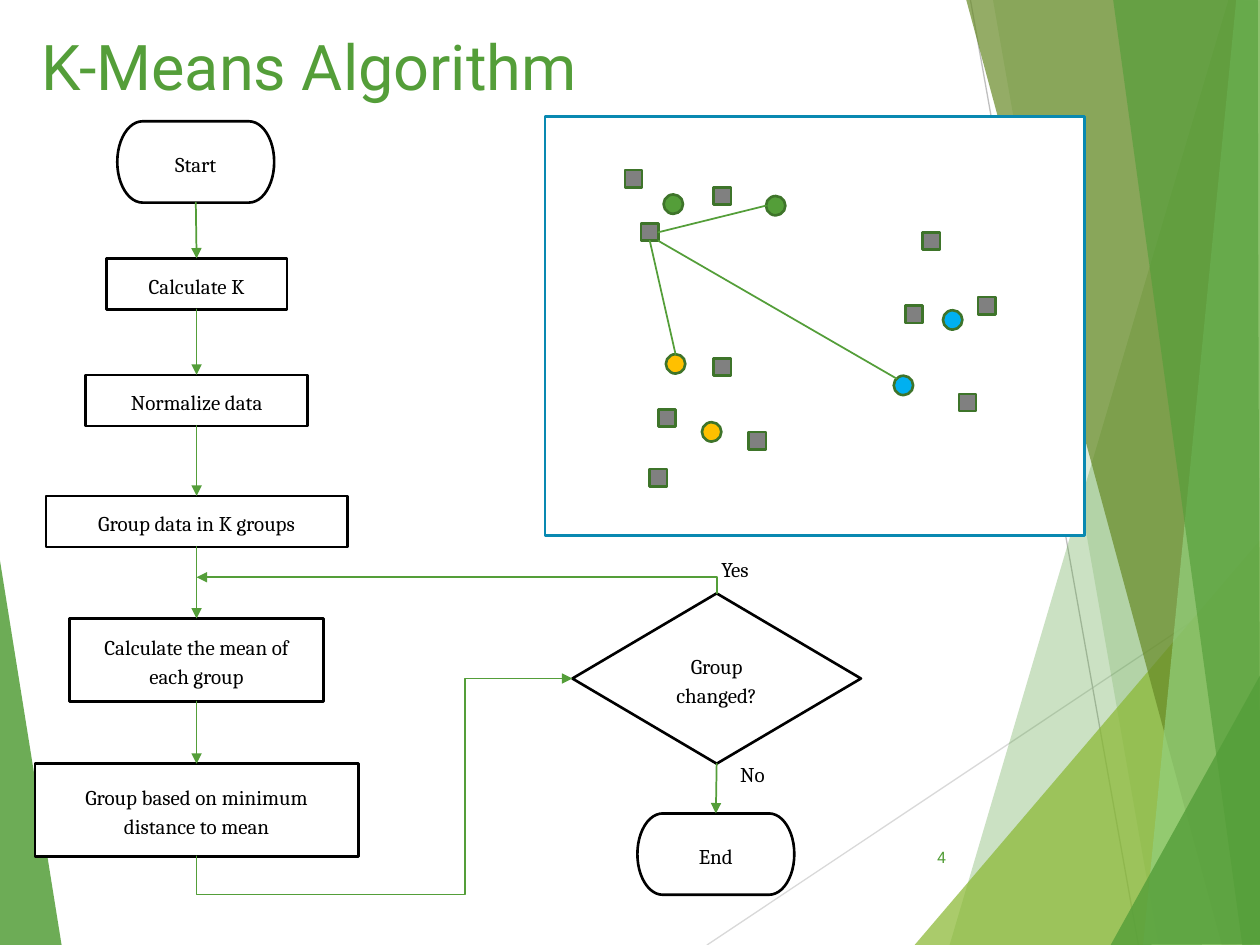
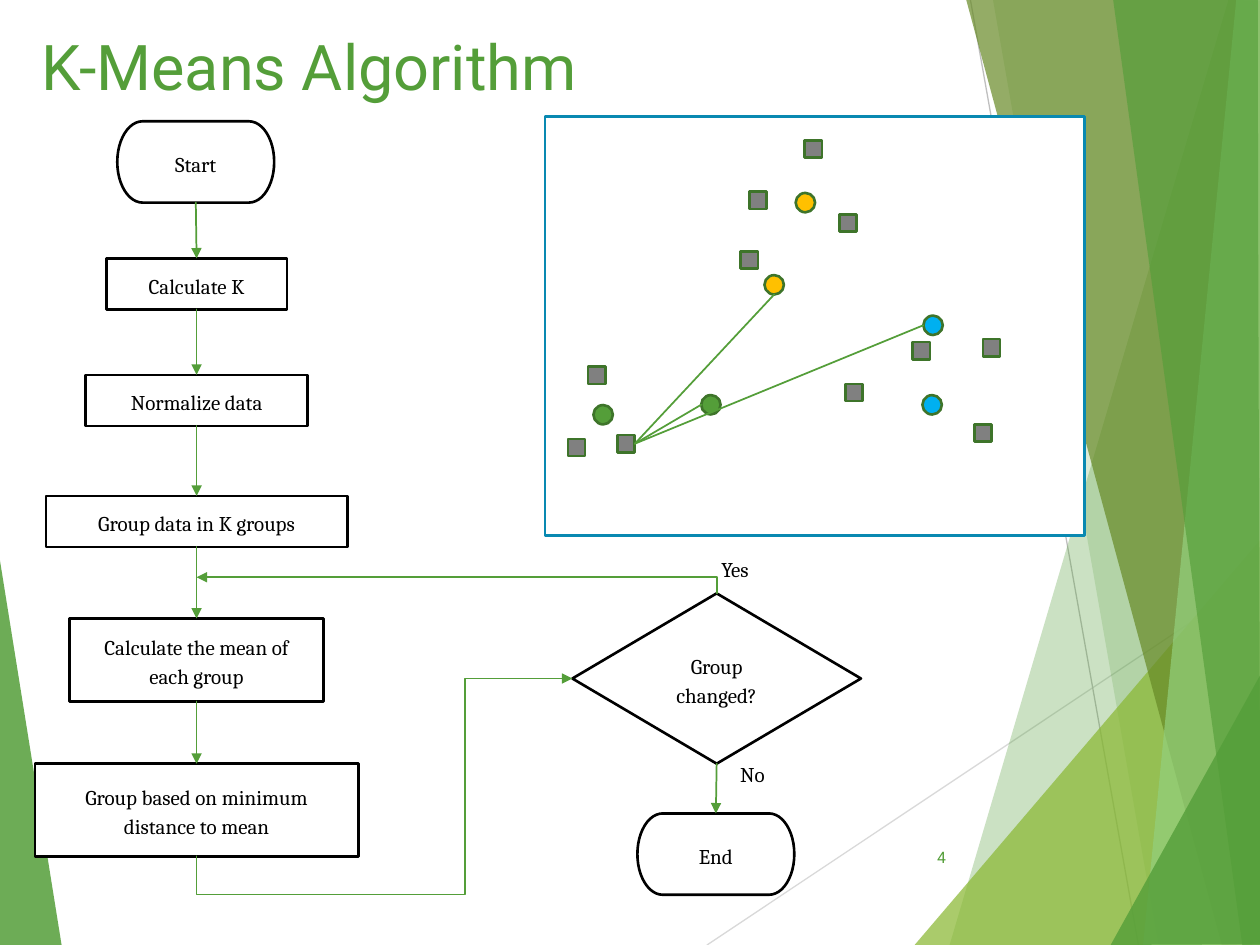
Before and after one commit to tienlx93/capstone-ors, a slide deck: slide 4 of doc/Algorithm.pptx. Drawn at 1260x945 pixels with LibreOffice and Linux fonts; fonts in the diff are those of the drawing. Boxes give left, top, right and bottom in pixels: in the first picture for what was removed or moved away, otherwise in the second. Text is boxed around its words. In the diff, an @@ line names an element or a change of style, - is before the commit and + after.

Commit message:
-fix mobile & algorithm

```diff
--- a/doc/Algorithm.pptx
+++ b/doc/Algorithm.pptx
@@ rectangle: place and size @@
-rectangle at [713, 358, 731, 375]
+rectangle at [805, 141, 823, 159]
@@ rectangle: place and size @@
-rectangle at [659, 410, 677, 427]
+rectangle at [750, 192, 767, 209]
@@ ellipse: place and size @@
-ellipse at [702, 422, 721, 441]
+ellipse at [796, 193, 815, 212]
@@ rectangle: place and size @@
-rectangle at [748, 432, 766, 450]
+rectangle at [839, 214, 857, 232]
@@ rectangle: place and size @@
-rectangle at [650, 469, 668, 486]
+rectangle at [741, 252, 759, 270]
@@ line moved from (650, 241) - (675, 354) to (635, 444) - (774, 295) @@
@@ ellipse: place and size @@
-ellipse at [665, 354, 684, 373]
+ellipse at [765, 275, 784, 294]
@@ line moved from (659, 241) - (897, 378) to (635, 444) - (924, 325) @@
@@ ellipse: place and size @@
-ellipse at [893, 375, 912, 394]
+ellipse at [924, 315, 942, 334]
@@ rectangle: place and size @@
-rectangle at [906, 306, 924, 324]
+rectangle at [912, 343, 930, 360]
@@ rectangle: place and size @@
-rectangle at [978, 297, 995, 315]
+rectangle at [983, 339, 1000, 357]
@@ rectangle: place and size @@
-rectangle at [713, 188, 731, 205]
+rectangle at [588, 367, 606, 384]
@@ rectangle: place and size @@
-rectangle at [922, 232, 940, 249]
+rectangle at [845, 384, 863, 402]
@@ ellipse: place and size @@
-ellipse at [664, 194, 683, 213]
+ellipse at [593, 404, 612, 423]
@@ line moved from (659, 232) - (766, 205) to (635, 444) - (701, 404) @@
@@ ellipse: place and size @@
-ellipse at [766, 197, 785, 215]
+ellipse at [701, 396, 719, 415]
@@ ellipse: place and size @@
-ellipse at [942, 310, 961, 329]
+ellipse at [922, 396, 941, 415]
@@ rectangle: place and size @@
-rectangle at [625, 170, 643, 188]
+rectangle at [568, 438, 586, 456]
@@ rectangle: place and size @@
-rectangle at [641, 224, 659, 242]
+rectangle at [617, 435, 635, 452]
@@ rectangle: place and size @@
-rectangle at [959, 394, 976, 412]
+rectangle at [974, 425, 992, 442]
```
Also in this commit, not shown: 2 other slides changed, 1 other file.
